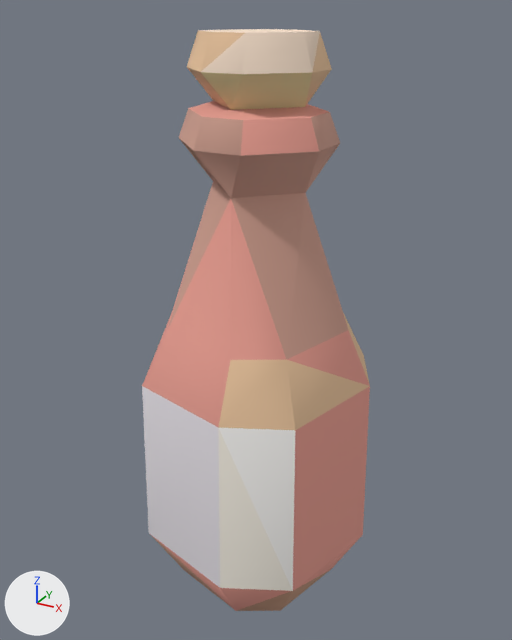
Two versions of the glTF model example_game/world/props/bottle-labeled-brown.prop/model.glb, one commit apart.
Both versions are drawn from a 50 mm lens placed at (0.341, -0.623, 0.619), pointed at (-0.005, 0.005, 0.305). The lights are fixed; the arrows at lower left show +X, +Y and +Z. The first picture is the older version. Vertices at exactly the same position are counted once.

The first picture shows 'model'.
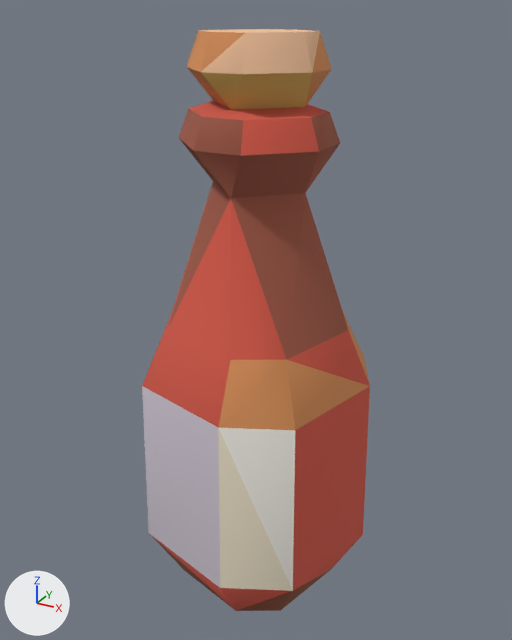
Pixel boxes [x1, y1, x2, y2] of what changed, in the pictures (512 x 640 px):
```json
{"part": 1, "of": "me_model", "change": "recoloured", "before": [142, 101, 370, 611], "after": [142, 101, 370, 611], "on screen": "pink to red"}
{"part": 2, "of": "me_model", "change": "recoloured", "before": [151, 108, 348, 611], "after": [151, 108, 348, 611], "on screen": "beige to brown"}
{"part": 3, "of": "me_model", "change": "recoloured", "before": [142, 29, 370, 591], "after": [142, 29, 370, 591]}
```

Scene script edits in JSON lines:
```json
{"block": "me_model", "where": "me_model.from_pydata(...)  # 74 vertices, 144 faces; spans x -0.129..0.129, y -0.129..0.129, z -0.02..0.6"}
{"block": "me_model", "where": "# used by ob_model"}
{"block": "me_model", "change": "me_model part 1: 51 faces centred in x -0.116..0.116, y -0.106..0.116, z 0.025..0.533 are repainted in the vertex colours; the middle colour goes from pink #eba093 to red #d45a49"}
{"block": "me_model", "change": "me_model part 2: 48 faces centred in x -0.085..0.085, y -0.085..0.085, z -0.02..0.52 are repainted in the vertex colours; the middle colour goes from beige #d0a090 to brown #a05a47"}
{"block": "me_model", "change": "me_model part 3: 45 faces centred in x -0.063..0.097, y -0.116..0.063, z 0.114..0.597 are repainted in the vertex colours; the middle colour goes from beige #edc7a0 to orange #d9915a"}
```
